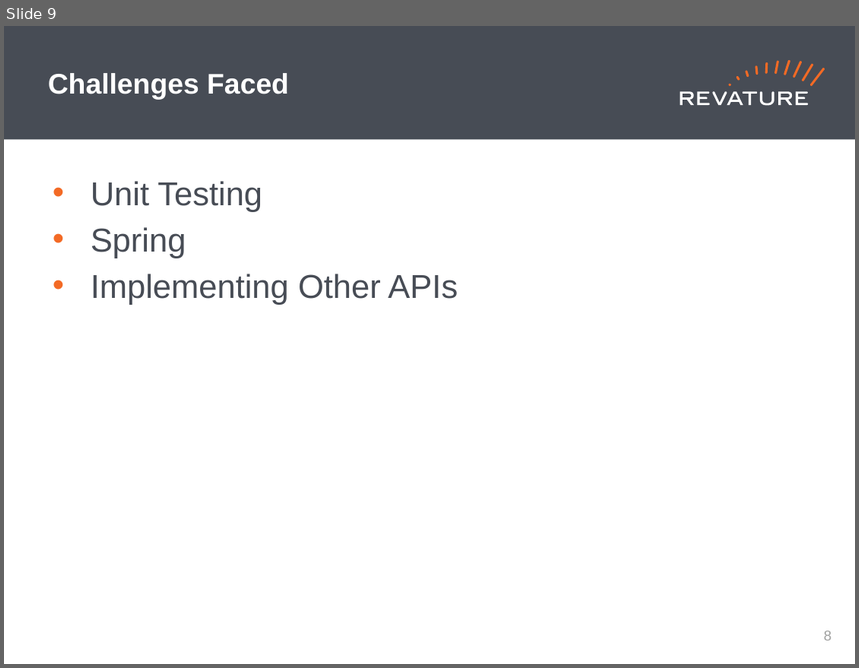
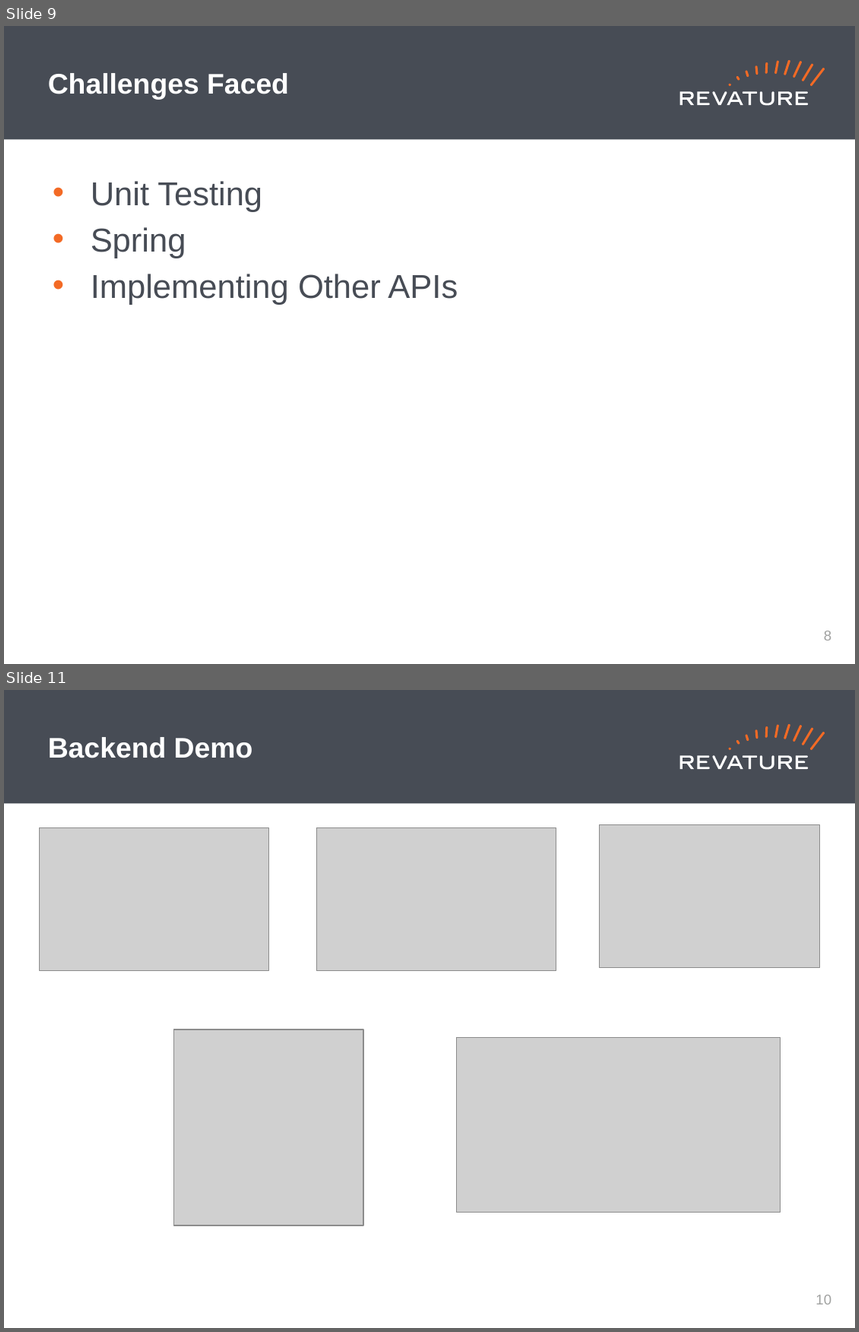
Before and after one commit to DavidKaza/skybank, a slide deck: Revature_PPT_Template (1).pptx. Shown one above the other, each under a label of ours: slide 9 before the commit, slides 9 and 11 after it; the slides between them are not shown. The pictures are 859x668 and 859x1332 pixels, drawn with LibreOffice and Linux fonts; fonts in the diff are those of the drawing; grey boxes stand for pictures. Boxes give left, top, right and bottom in pixels: in the first picture for what was removed or moved away, otherwise in the second. Text is boxed around its words. In the diff, an @@ line names an element or a change of style, - is before the commit and + after.

Commit message:
Backend Demo

```diff
--- a/Revature_PPT_Template (1).pptx
+++ b/Revature_PPT_Template (1).pptx
@@ slide 11 added at (4,690,855,1328), background #FFFFFF; not listed: 19 template elements that a slide beside it also shows @@
@@ title added at (48,737,253,758), 24 pt, text #FFFFFF, bold @@
+Backend Demo
@@ picture added at (600,825,820,967) @@
@@ picture added at (40,828,268,971) @@
@@ picture added at (316,828,557,971) @@
@@ picture added at (174,1030,364,1225) @@
@@ picture added at (457,1038,780,1213) @@
@@ page number added at (816,1295,832,1305), 12 pt, text #A0A1A0 @@
+10
```
Also in this commit, not shown: 1 slide changed, 5 other slides added.
